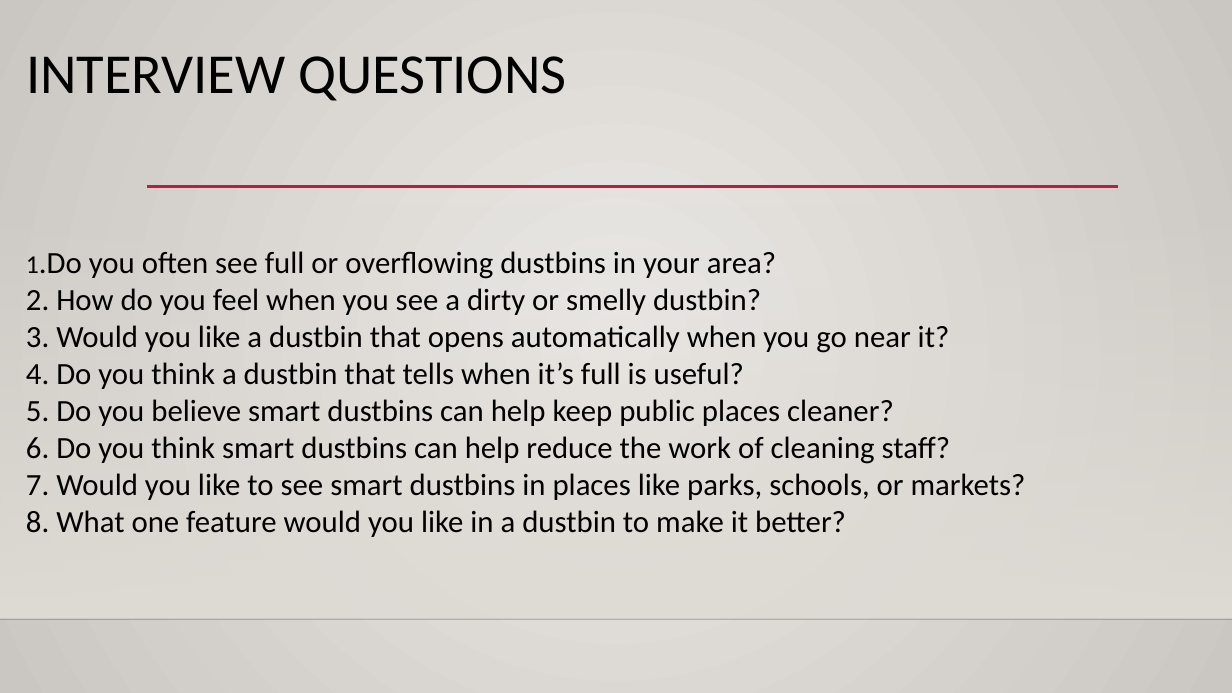
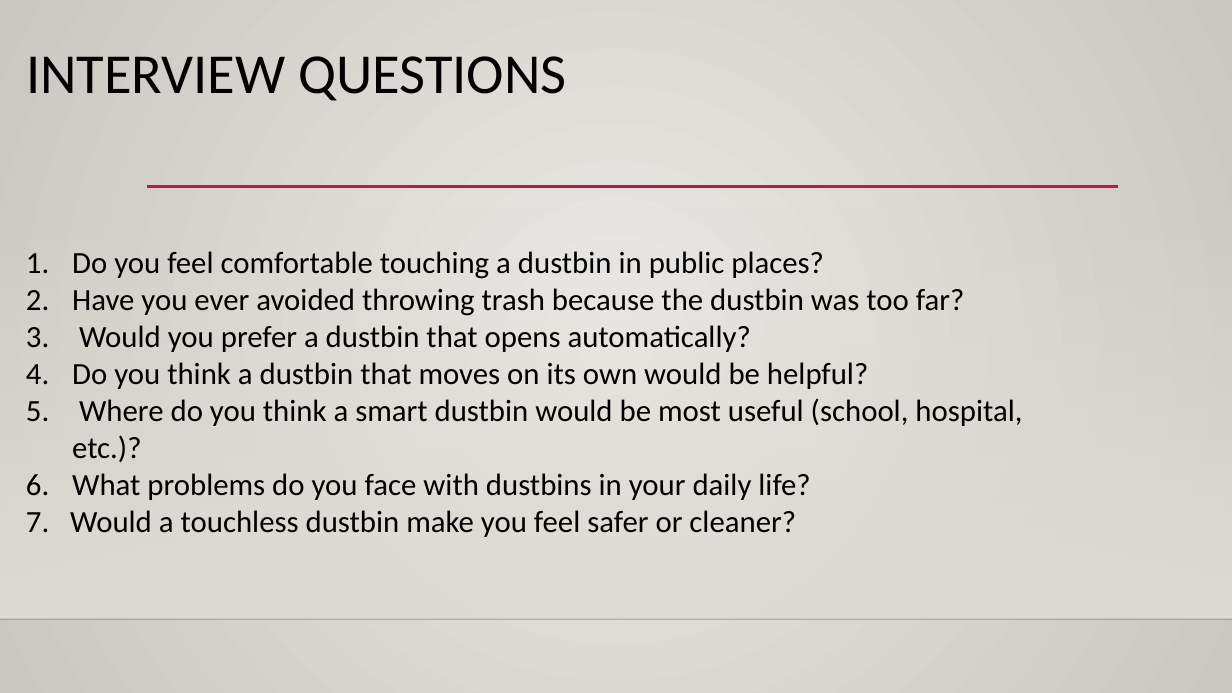
Before and after one commit to hemanthkumar29/design-think-website, a slide deck: slide 13 of public/team_presentations/team_5_presentation.pptx (slide 11 before the commit). Drawn at 1232x693 pixels with LibreOffice and Linux fonts; fonts in the diff are those of the drawing; background and template pictures are left out. Boxes give left, top, right and bottom in pixels: in the first picture for what was removed or moved away, otherwise in the second. Text is boxed around its words. In the diff, an @@ line names an element or a change of style, - is before the commit and + after.

```diff
--- a/public/team_presentations/team_5_presentation.pptx
+++ b/public/team_presentations/team_5_presentation.pptx
@@ text at (26, 251, 1022, 537): text changed @@
-1.Do you often see full or overflowing dustbins in your area?
-2. How do you feel when you see a dirty or smelly dustbin?
-3. Would you like a dustbin that opens automatically when you go near it?
-4. Do you think a dustbin that tells when it’s full is useful?
-5. Do you believe smart dustbins can help keep public places cleaner?
-6. Do you think smart dustbins can help reduce the work of cleaning staff?
-7. Would you like to see smart dustbins in places like parks, schools, or markets?
-8. What one feature would you like in a dustbin to make it better?
+1. Do you feel comfortable touching a dustbin in public places?
+2. Have you ever avoided throwing trash because the dustbin was too far?
+3. Would you prefer a dustbin that opens automatically?
+4. Do you think a dustbin that moves on its own would be helpful?
+5. Where do you think a smart dustbin would be most useful (school, hospital, etc.)?
+6. What problems do you face with dustbins in your daily life?
+7. Would a touchless dustbin make you feel safer or cleaner?
```
Also in this commit, not shown: 1 other slide changed, 8 slides added, 6 slides removed.
